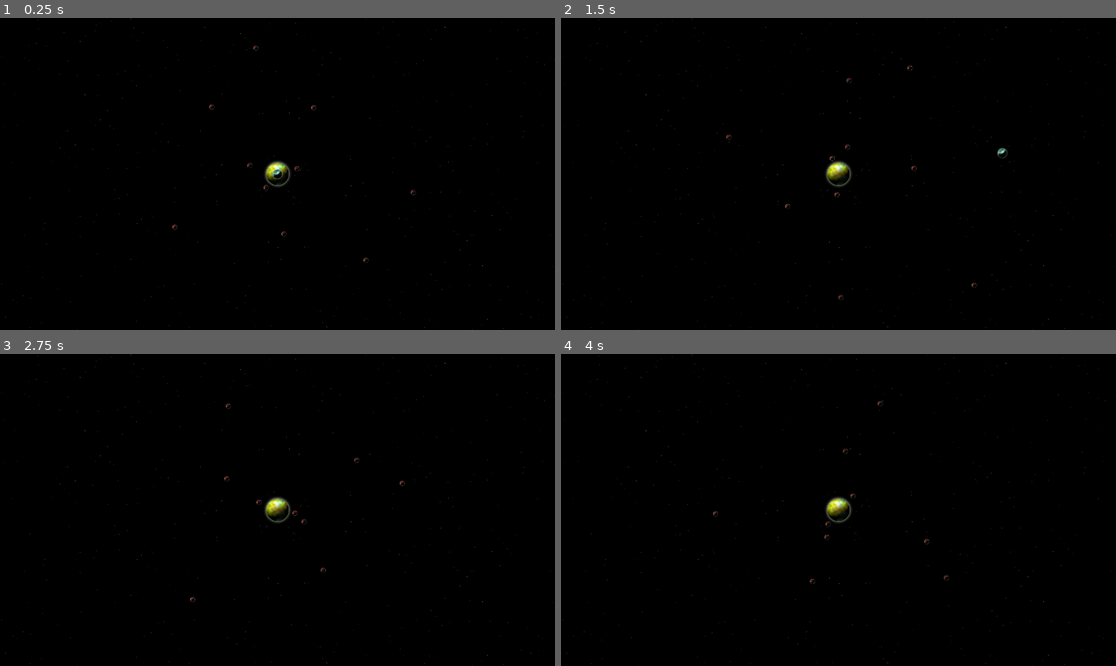
Above: before the commit, frames 1-4 (two rows, left to right).
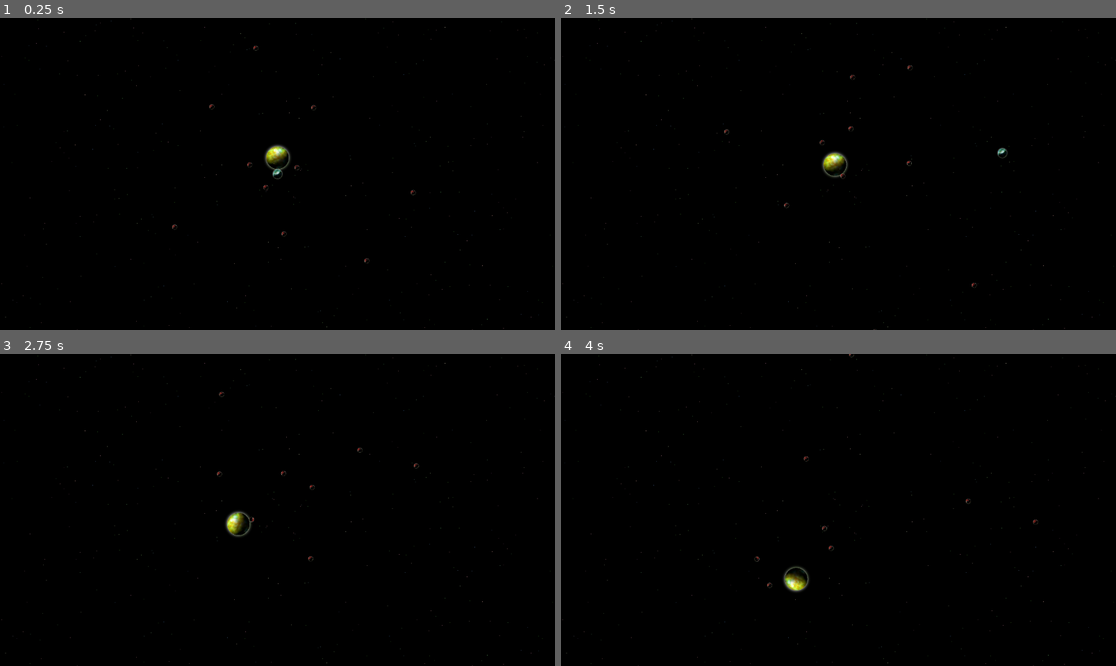
Above: after the commit, the same moments.

Repository: rkmoon/project-space-balls
Game: Godot game, scene res://Scenes/test_scene.tscn
Two runs of this game, one before a commit and one after it. Both use one fixed random seed, a clock stepped at 60 frames per second and the inputs below. The project has no main scene, so this scene is started directly.
Inputs (mouse positions are in pixels of both pictures, inside the frame that each line leads up to):
- Up to frame 1 (0.25 s): no input
- Up to frame 2 (1.5 s): move the mouse to (960, 158) at 0.52 s; press the mouse at (960, 158) at 0.53 s; move the mouse to (727, 189) at 1.27 s; release the mouse at (727, 189) at 1.28 s; click (727, 189) at 1.35 s
- Up to frame 3 (2.75 s): move the mouse to (333, 441) at 2.02 s; press the mouse at (333, 441) at 2.03 s
- Up to frame 4 (4 s): move the mouse to (810, 572) at 2.77 s; release the mouse at (810, 572) at 2.78 s; click (810, 572) at 2.85 s; move the mouse to (1005, 556) at 3.52 s; press the mouse at (1005, 556) at 3.53 s

The runs differ from the first frame. In frame 1, 0.5% of the frame differs, in the area x 31-67%, y 8-79%; in frame 2, 0.5%; in frame 3, 0.6%; in frame 4, 0.6%, in the area x 27-86%, y 0-77%.

Commit message:
Separate gravity and MiddlePlanet

Diff:
--- a/Scenes/test_scene.tscn
+++ b/Scenes/test_scene.tscn
@@ -6,6 +6,9 @@
 [ext_resource type="Texture2D" uid="uid://dxv0trppjemnq" path="res://Art/Planets/planet7.png" id="3_3edc3"]
 [ext_resource type="Texture2D" uid="uid://demsi5f1vpu8u" path="res://Art/Backgrounds/spr_stars01.png" id="4_x23fc"]
 [ext_resource type="PackedScene" uid="uid://cwy5oet4toqwy" path="res://Scenes/Objects/space_object.tscn" id="6_c2i12"]
+
+[sub_resource type="CircleShape2D" id="CircleShape2D_sp4ea"]
+radius = 24.0
 
 [sub_resource type="CircleShape2D" id="CircleShape2D_n14np"]
 radius = 263.321
@@ -19,7 +22,16 @@
 
 [node name="Camera2D" type="Camera2D" parent="."]
 
-[node name="MiddlePlanet" type="Area2D" parent="."]
+[node name="MiddlePlanet" type="RigidBody2D" parent="."]
+
+[node name="CollisionShape2D" type="CollisionShape2D" parent="MiddlePlanet"]
+shape = SubResource("CircleShape2D_sp4ea")
+
+[node name="Sprite2D" type="Sprite2D" parent="MiddlePlanet"]
+scale = Vector2(0.25, 0.25)
+texture = ExtResource("1_gqlov")
+
+[node name="Gravity" type="Area2D" parent="MiddlePlanet"]
 gravity_space_override = 2
 gravity_point = true
 gravity = 100.0
@@ -28,12 +40,8 @@
 angular_damp_space_override = 2
 angular_damp = 0.0
 
-[node name="CollisionShape2D" type="CollisionShape2D" parent="MiddlePlanet"]
+[node name="CollisionShape2D" type="CollisionShape2D" parent="MiddlePlanet/Gravity"]
 shape = SubResource("CircleShape2D_n14np")
-
-[node name="Sprite2D" type="Sprite2D" parent="MiddlePlanet"]
-scale = Vector2(0.25, 0.25)
-texture = ExtResource("1_gqlov")
 
 [node name="OrbitingPlanet" type="RigidBody2D" parent="."]
 position = Vector2(-195, 0)
Not shown: 1 places in Scenes/test_scene.tscn that only renumber resources
